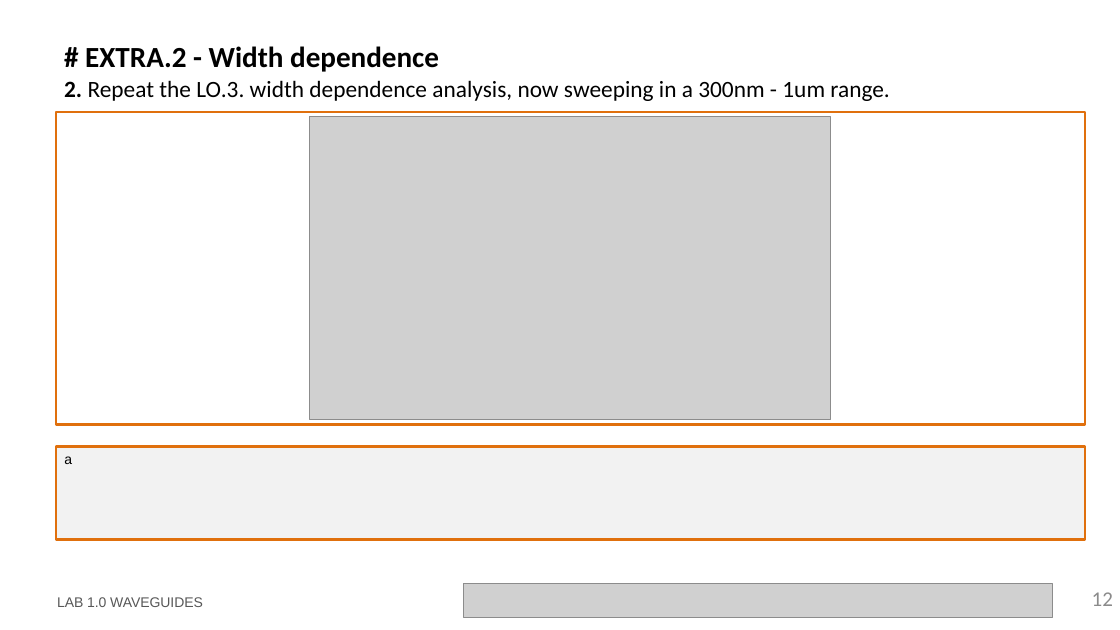
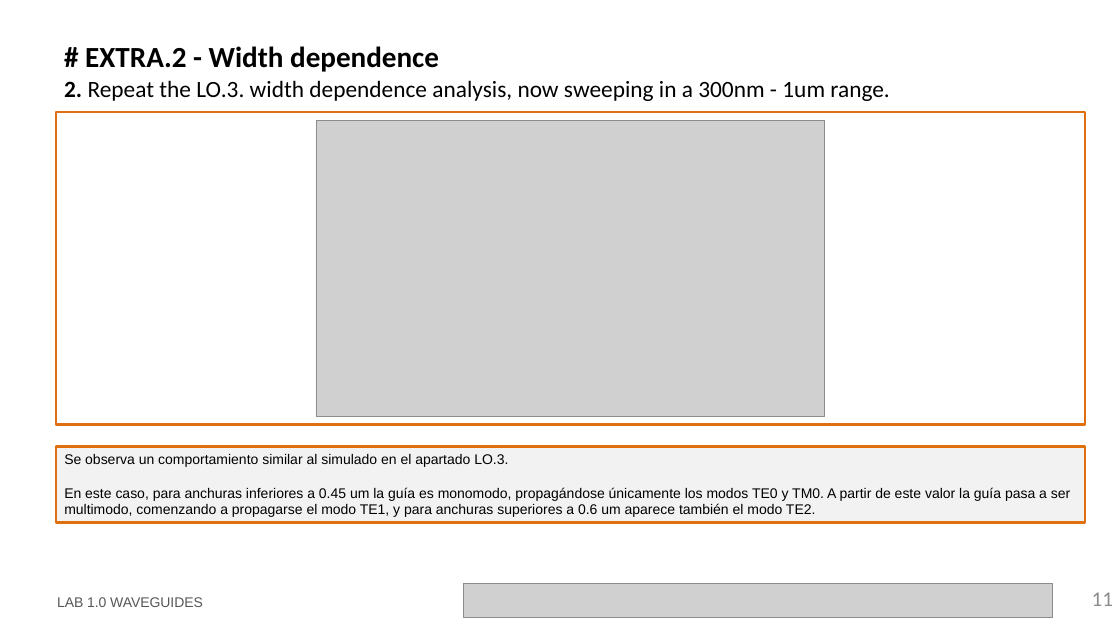
Before and after one commit to jllanoh/cifoin-lab1, a slide deck: slide 11 of LabBook_10.pptx (slide 12 before the commit). Drawn at 1120x630 pixels with LibreOffice and Linux fonts; fonts in the diff are those of the drawing; grey boxes stand for pictures; background and template pictures are left out. Boxes give left, top, right and bottom in pixels: in the first picture for what was removed or moved away, otherwise in the second. Text is boxed around its words. In the diff, an @@ line names an element or a change of style, - is before the commit and + after.

```diff
--- a/LabBook_10.pptx
+++ b/LabBook_10.pptx
@@ picture resized from (x1=310, y1=117, x2=831, y2=420) to (x1=316, y1=120, x2=824, y2=416) @@
@@ rectangle "Se observa un comportamiento similar ..." resized from (x1=56, y1=447, x2=1086, y2=540) to (x1=56, y1=447, x2=1086, y2=523) @@
@@ text in rectangle at (x1=64, y1=454, x2=1070, y2=517): text changed @@
-a
+Se observa un comportamiento similar al simulado en el apartado LO.3.
+En este caso, para anchuras inferiores a 0.45 um la guía es monomodo, propagándose únicamente los modos TE0 y TM0. A partir de este valor la guía pasa a ser multimodo, comenzando a propagarse el modo TE1, y para anchuras superiores a 0.6 um aparece también el modo TE2.
@@ page number at (x1=1092, y1=592, x2=1113, y2=606): text changed @@
-12
+11
```
Also in this commit, not shown: 10 other slides changed, 1 slide removed, 1 other file.
